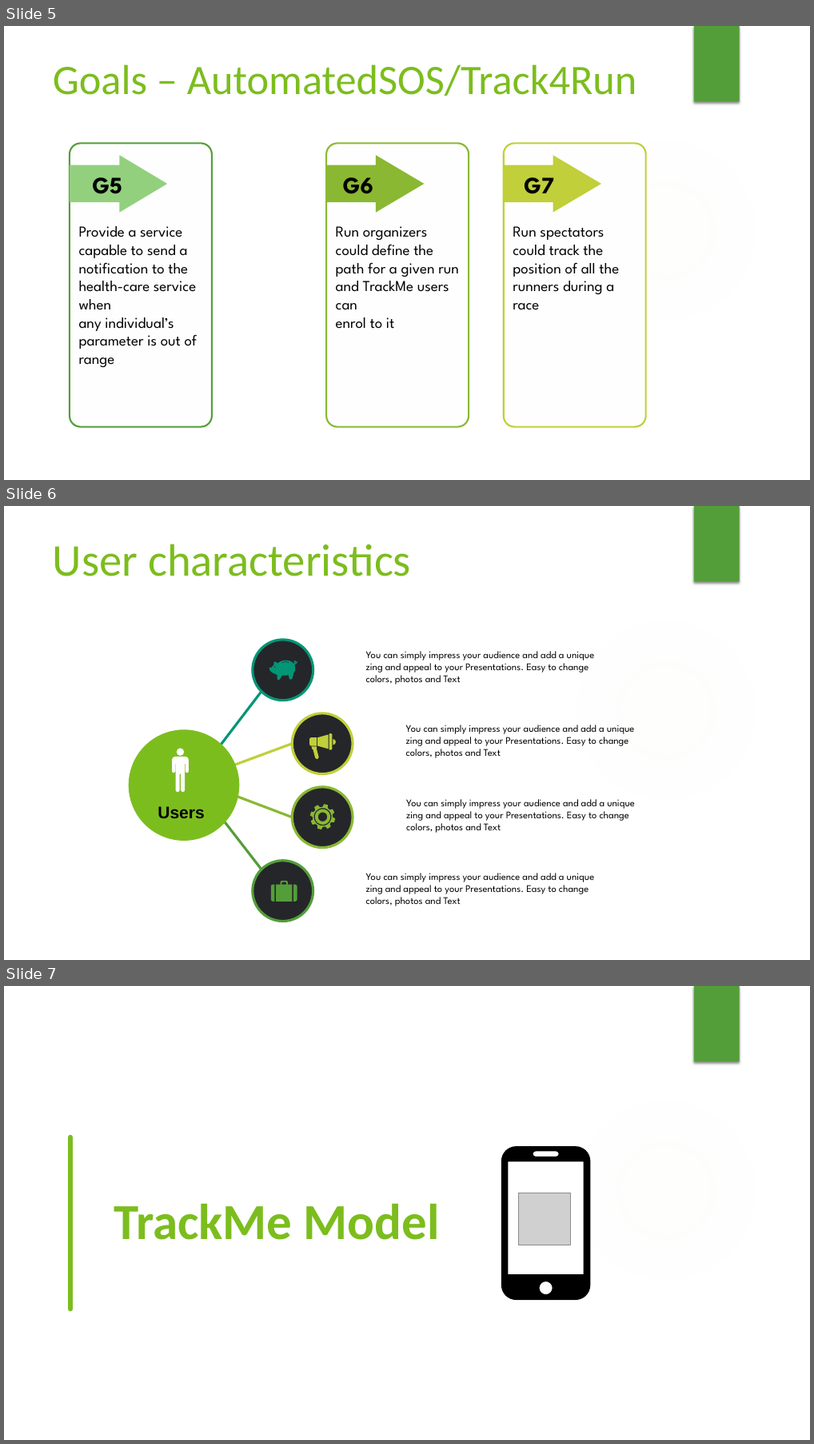
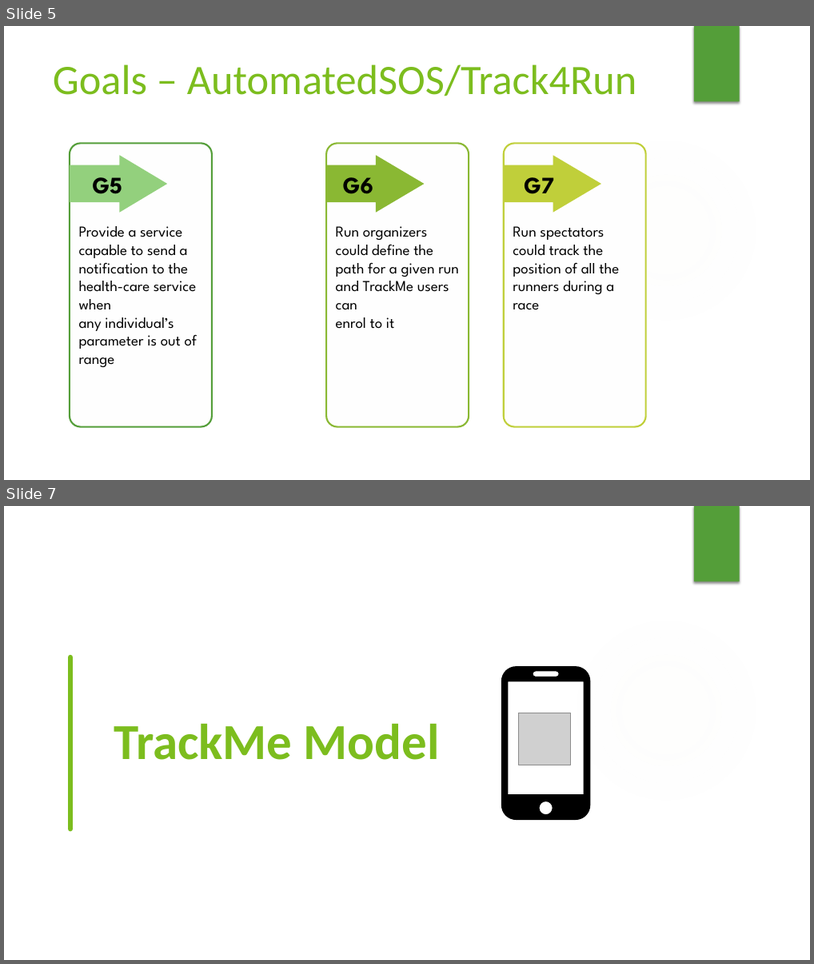
Before and after one commit to lauraschiatti/TrackMe, a slide deck: DeliveryFolder/Project presentation.pptx. Shown one above the other, each under a label of ours: slides 5, 6 and 7 before the commit, slides 5 and 7 after it; the slides between them are not shown. The pictures are 814x1444 and 814x964 pixels, drawn with LibreOffice and Linux fonts; fonts in the diff are those of the drawing; grey boxes stand for pictures; background and template pictures are left out. Boxes give left, top, right and bottom in pixels: in the first picture for what was removed or moved away, otherwise in the second. Text is boxed around its words. In the diff, an @@ line names an element or a change of style, - is before the commit and + after.

```diff
--- a/DeliveryFolder/Project presentation.pptx
+++ b/DeliveryFolder/Project presentation.pptx
@@ slide 6 removed at bbox=[4, 506, 810, 960], background #FFFFFF; not listed: 2 template elements that a slide beside it also shows @@
@@ text removed at bbox=[53, 544, 411, 576] @@
-User characteristics
@@ ellipse removed at bbox=[253, 640, 313, 700] @@
@@ freeform shape removed at bbox=[270, 660, 298, 680] @@
@@ text removed at bbox=[366, 651, 595, 684] @@
-You can simply impress your audience and add a unique zing and appeal to your Presentations. Easy to change colors, photos and Text
@@ line removed from (194, 780) to (262, 691) @@
@@ ellipse removed at bbox=[293, 713, 353, 773] @@
@@ ellipse removed at bbox=[129, 729, 239, 840] @@
@@ line removed from (195, 780) to (293, 744) @@
@@ freeform shape removed at bbox=[308, 732, 339, 760] @@
@@ text removed at bbox=[406, 724, 635, 758] @@
-You can simply impress your audience and add a unique zing and appeal to your Presentations. Easy to change colors, photos and Text
@@ freeform shape removed at bbox=[172, 748, 189, 792] @@
@@ line removed from (192, 780) to (262, 869) @@
@@ line removed from (195, 780) to (293, 817) @@
@@ ellipse removed at bbox=[293, 787, 353, 847] @@
@@ text removed at bbox=[158, 806, 204, 818] @@
-Users
@@ freeform shape removed at bbox=[310, 804, 335, 829] @@
@@ text removed at bbox=[406, 799, 635, 832] @@
-You can simply impress your audience and add a unique zing and appeal to your Presentations. Easy to change colors, photos and Text
@@ ellipse removed at bbox=[253, 860, 313, 921] @@
@@ freeform shape removed at bbox=[271, 880, 298, 901] @@
@@ text removed at bbox=[366, 872, 595, 906] @@
-You can simply impress your audience and add a unique zing and appeal to your Presentations. Easy to change colors, photos and Text
```
Also in this commit, not shown: 2 slides changed, 6 slides added, 3 other slides removed.
